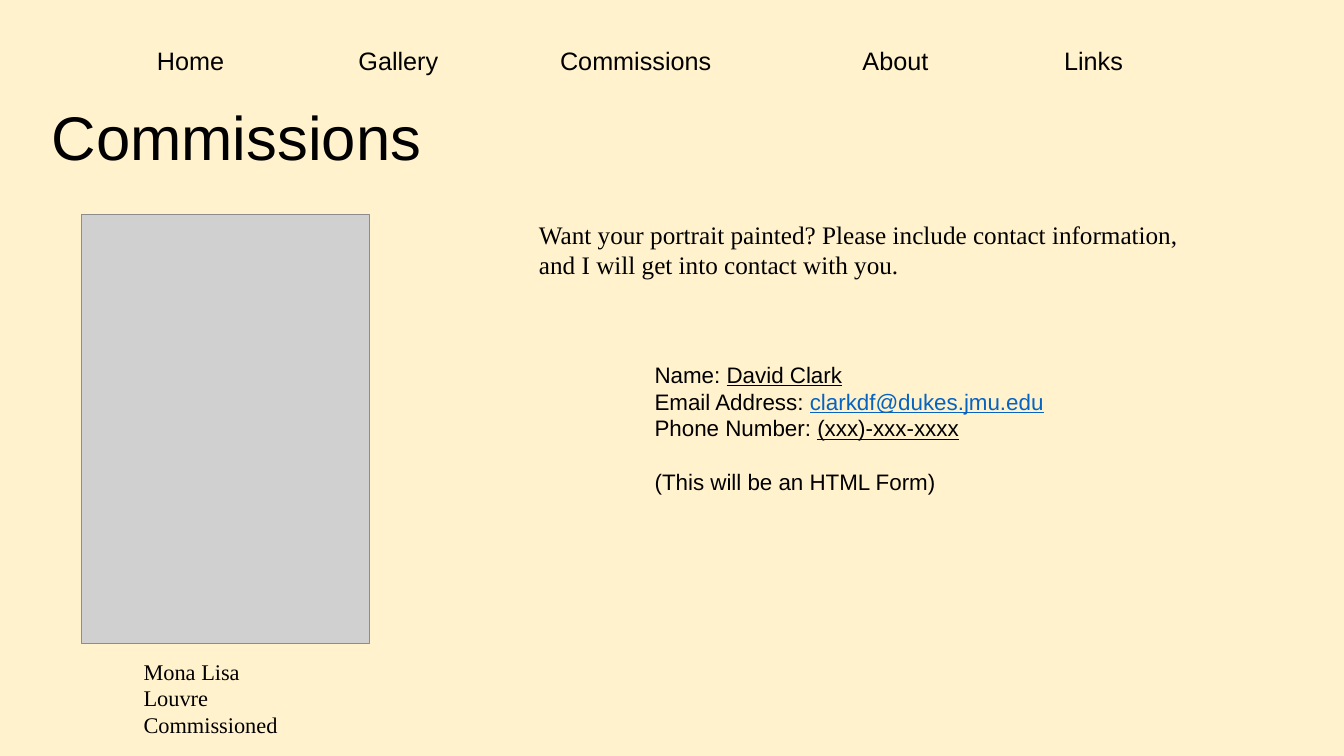
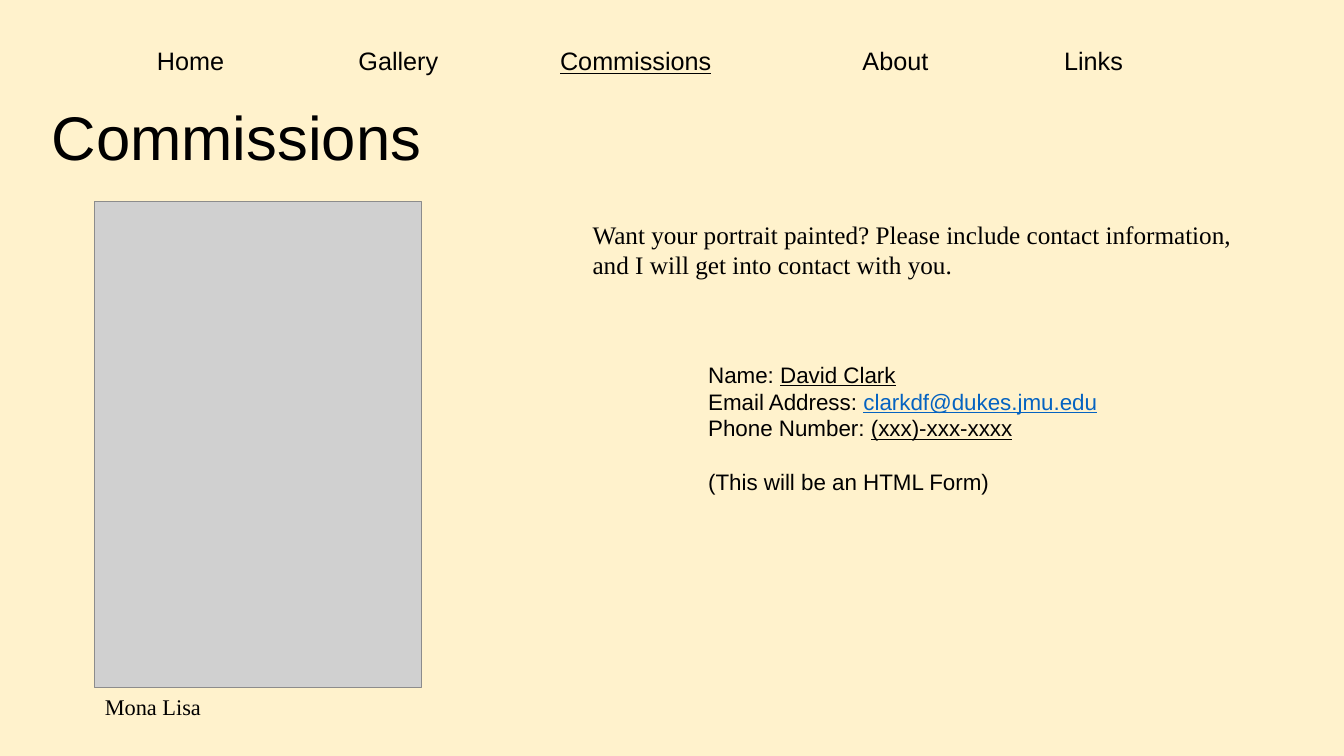
Before and after one commit to Clarkdf/343-f22-p1, a slide deck: slide 3 of design/CS343 - P1 Sketch Up.pptx. Drawn at 1344x756 pixels with LibreOffice and Linux fonts; fonts in the diff are those of the drawing; grey boxes stand for pictures. Boxes give left, top, right and bottom in pixels: in the first picture for what was removed or moved away, otherwise in the second. Text is boxed around its words. In the diff, an @@ line names an element or a change of style, - is before the commit and + after.

```diff
--- a/design/CS343 - P1 Sketch Up.pptx
+++ b/design/CS343 - P1 Sketch Up.pptx
@@ text "Home Gallery Commissions About Links" at (157, 51, 1123, 76): underline on in "Commissions" @@
@@ picture: place and size @@
-picture at (82, 214, 370, 643)
+picture at (95, 202, 421, 689)
@@ text "Want your portrait painted? Please ...": place and size @@
-text "Want your portrait painted? Please ..." at (539, 226, 1177, 280)
+text "Want your portrait painted? Please ..." at (593, 226, 1231, 280)
@@ text "Name: David Clark": place and size @@
-text "Name: David Clark" at (655, 366, 1044, 495)
+text "Name: David Clark" at (708, 366, 1097, 495)
@@ text "Mona Lisa": place and size @@
-text "Mona Lisa" at (144, 665, 278, 734)
+text "Mona Lisa" at (105, 700, 200, 716)
@@ text at (144, 691, 278, 734): paragraphs removed @@
-Louvre
-Commissioned
```
Also in this commit, not shown: 4 other slides changed, 1 slide added, 3 other files.
